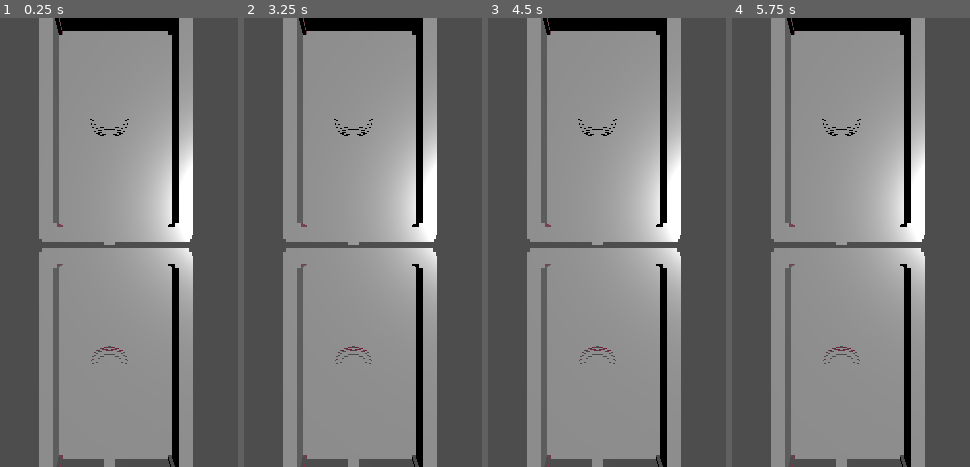
Above: before the commit, frames 1-4 (left to right).
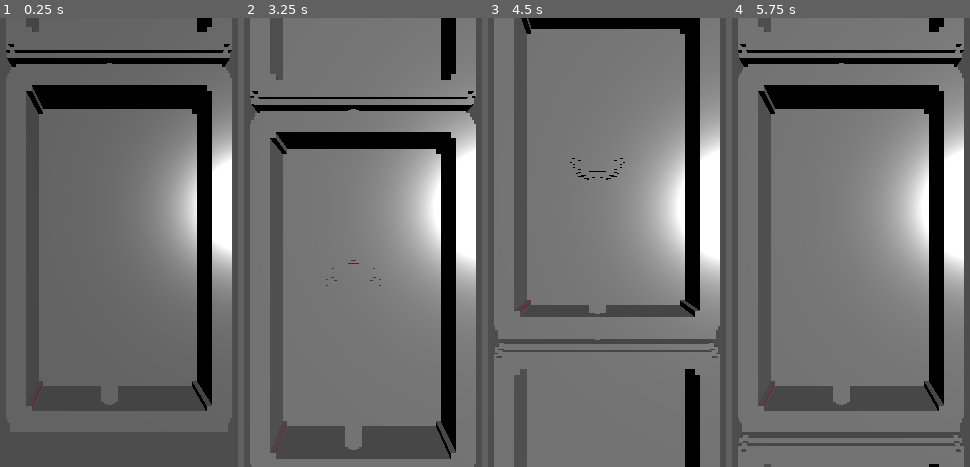
Above: after the commit, the same moments.

Repository: tudormacovei/totem_game_jam_2026
Game: Godot game, scene res://scenes/main_scene.tscn
Same seed, same stepped clock (60 frames per second), same inputs: the game is played once before the commit and once after it.
Inputs (mouse positions are in pixels of both pictures, inside the frame that each line leads up to):
- Up to frame 1 (0.25 s): no input
- Up to frame 2 (3.25 s): tap Enter at 0.5, 2 s; move the mouse to (outside the picture) at 0.52 s; click (outside the picture) at 0.67 s; tap Space at 1.25, 2.75 s; move the mouse to (outside the picture) at 1.27 s; click (outside the picture) at 1.42 s; move the mouse to (434, 143) at 2.02 s; click (434, 143) at 2.17 s; move the mouse to (313, 332) at 2.77 s; click (313, 332) at 2.92 s
- Up to frame 3 (4.5 s): move the mouse to (outside the picture) at 3.52 s; click (outside the picture) at 3.67 s; move the mouse to (outside the picture) at 4.27 s; click (outside the picture) at 4.42 s
- Up to frame 4 (5.75 s): move the mouse to (881, 242) at 5.02 s; click (881, 242) at 5.17 s

The runs differ from the first frame. In frame 1, 76% of the frame differs, in the area x 2-98%, y 0-100%; in frame 2, 88%; in frame 3, 87%; in frame 4, 88%.

Commit message:
Add auto-scrolling dioramas in main scene

Diff:
--- a/new-game-project/scenes/main_scene.tscn
+++ b/new-game-project/scenes/main_scene.tscn
@@ -6,12 +6,12 @@
 [node name="MainScene" type="Node3D" unique_id=461440506]
 
 [node name="Camera3D" type="Camera3D" parent="." unique_id=803760411]
-transform = Transform3D(1, 0, 0, 0, 1, 0, 0, 0, 1, 0, 0, 21.213602)
+transform = Transform3D(1, 0, 0, 0, 1, 0, 0, 0, 1, 0, 6.5947304, 14.836119)
 fov = 60.0
 
 [node name="Autoscroller" type="Node" parent="." unique_id=624474803]
 script = ExtResource("2_pw63i")
-diorama_scene = ExtResource("1_w2twt")
+diorama_scenes = Array[PackedScene]([ExtResource("1_w2twt"), ExtResource("1_w2twt"), ExtResource("1_w2twt")])
 
 [node name="DirectionalLight3D" type="DirectionalLight3D" parent="." unique_id=469028228]
 transform = Transform3D(0.8660254, 0.12940952, 0.482963, -0.48296297, 0.46650636, 0.74102545, -0.12940955, -0.875, 0.46650636, 3.7452376, 0, 0.7221513)
--- a/new-game-project/scripts/autoscroll_movement.gd
+++ b/new-game-project/scripts/autoscroll_movement.gd
@@ -1,40 +1,83 @@
 extends Node
 
-@export var diorama_scene: PackedScene
+@export var diorama_scenes: Array[PackedScene]
 
-enum ScrollState {
-	SCROLLING,
-	PAUSED
+var SCROLL_TIME = 2.0
+var PAUSE_TIME = 3.0
+
+enum ScrollState{
+	PAUSED,
+	SCROLLING
 }
-
-var scene_locations : Array[Vector3]
 
 var _state : ScrollState
 var _time_in_current_state : float
 
+var diorama_scene_height = 13.0
+
+var loaded_dioramas: Array[Node3D] = []
+var next_diorama_index : int = 0
+
 # Called when the node enters the scene tree for the first time.
 func _ready() -> void:
+	_add_diorama()
+	_add_diorama()
 	_state = ScrollState.PAUSED
 	_time_in_current_state = 0.0
 
-	# compute the scene locations
-	var diorama_scene_height = 13.1
-	var active_dioramas := 5
-
-	for i in range(active_dioramas):
-		var position := Vector3(0, diorama_scene_height * (i - active_dioramas / 2), 0)
-		scene_locations.append(position)
-
-		var diorama_node := diorama_scene.instantiate() as Node3D
-		add_child(diorama_node)
-		diorama_node.global_position = position
 
 # Called every frame. 'delta' is the elapsed time since the previous frame.
 func _process(delta: float) -> void:
 	_time_in_current_state += delta
-	#if _state == ScrollState.SCROLLING and _time_in_current_state > SCROLL_TIME:
-		#
-	#if _state == ScrollState.PAUSED and _time_in_current_state > PAUSED_TIME:
+	if _state == ScrollState.SCROLLING and _time_in_current_state > SCROLL_TIME:
+		_animate_scroll(delta)
+		_state = ScrollState.PAUSED
+		_time_in_current_state = _time_in_current_state - SCROLL_TIME
 
-func _animate_scroll() -> void:
-	pass
+	elif _state == ScrollState.PAUSED and _time_in_current_state > PAUSE_TIME:
+		_state = ScrollState.SCROLLING
+		_time_in_current_state = _time_in_current_state - PAUSE_TIME
+		_add_diorama()
+
+	if _state == ScrollState.SCROLLING:
+		_animate_scroll(delta)
+
+
+## Add a diorama to the stack, at the top.
+## Does not modify the position of current objects in the stack
+func _add_diorama() -> void:
+	if next_diorama_index >= diorama_scenes.size():
+		return
+
+	var diorama_node = diorama_scenes[next_diorama_index].instantiate()
+	add_child(diorama_node)
+	var top_position = Vector3(0, -diorama_scene_height, 0)
+	if loaded_dioramas.size() > 0:
+		top_position = loaded_dioramas[loaded_dioramas.size() - 1].global_position
+
+	diorama_node.global_position = top_position + Vector3(0, diorama_scene_height, 0)
+	loaded_dioramas.append(diorama_node)
+
+# frees diorama objects below camera view
+func _cleanup_diorama_stack() -> void:
+	var i = 0
+	while i < loaded_dioramas.size():
+		var obj = loaded_dioramas[i]
+		if obj.global_position.y < -20.0:
+			obj.queue_free()
+			loaded_dioramas.remove_at(i)
+		else:
+			i += 1
+
+func _get_offset(x) -> float:
+	return x * diorama_scene_height
+
+func _animate_scroll(delta_time) -> void:
+	var x = clamp(_time_in_current_state / SCROLL_TIME, 0.0, 1.0)
+	var x_prev = clamp((_time_in_current_state - delta_time) / SCROLL_TIME, 0.0, 1.0)
+	var delta_offset = _get_offset(x) - _get_offset(x_prev)
+
+	for diorama_obj in loaded_dioramas:
+		diorama_obj.global_position.y -= delta_offset
+
+	_cleanup_diorama_stack()
Not shown, changed: .gitignore
